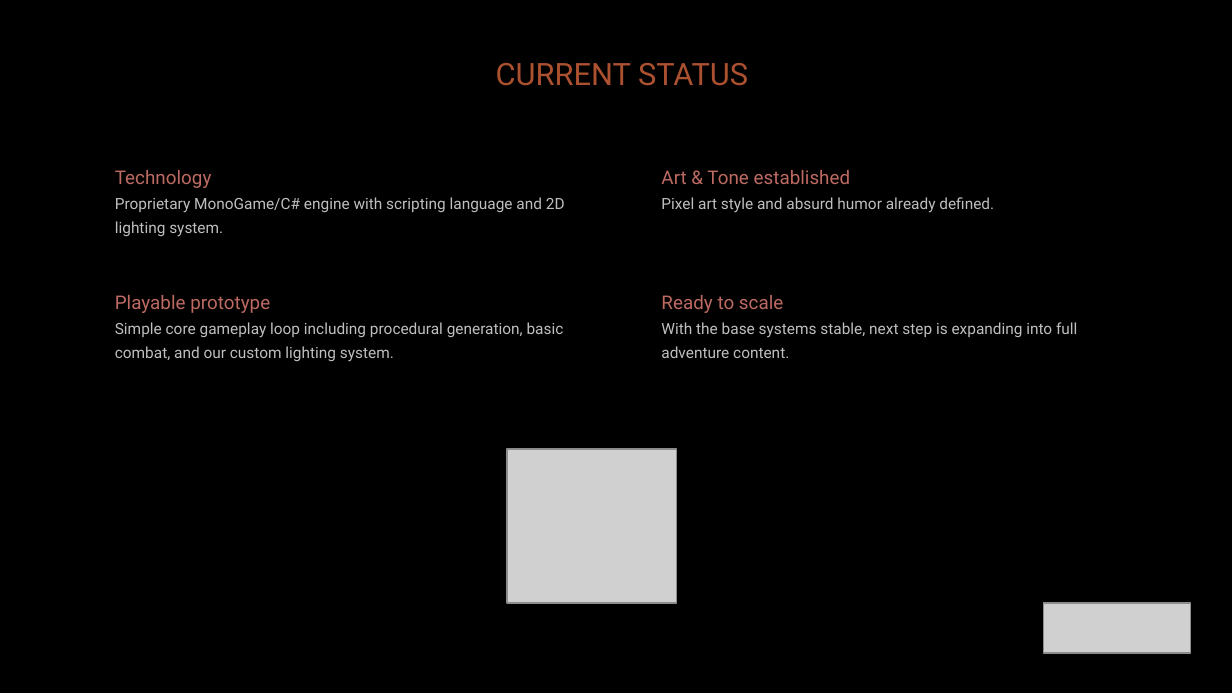
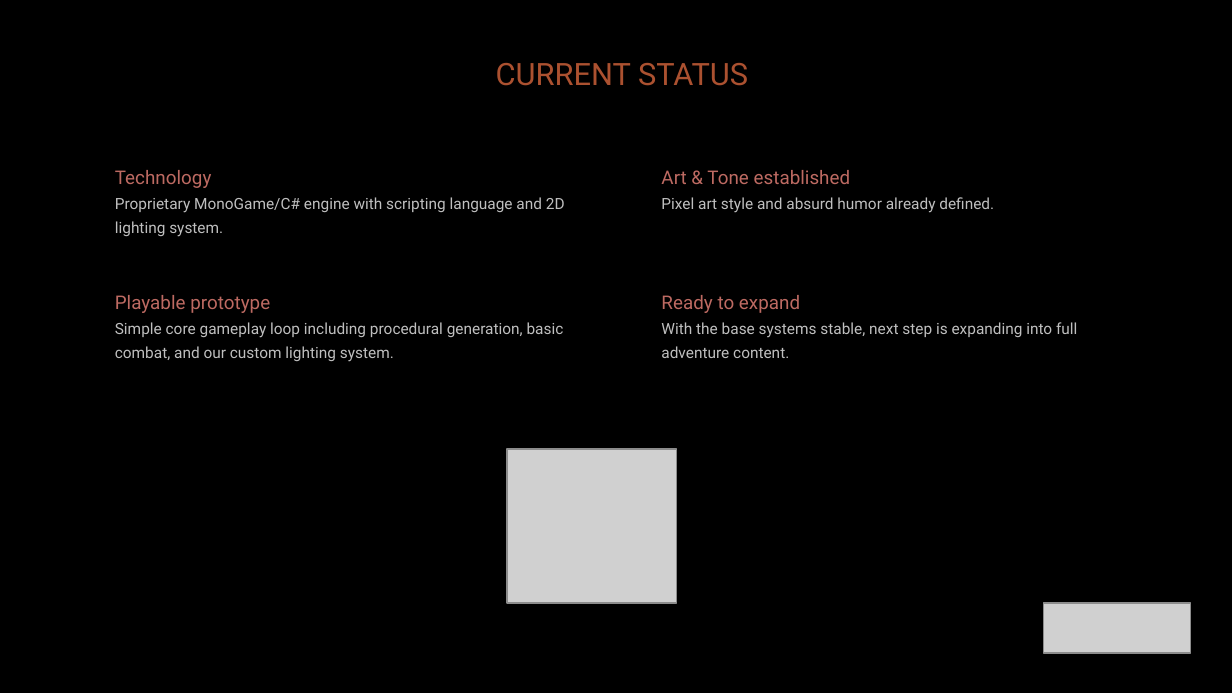
Before and after one commit to diegohcanepa/Remizione, a slide deck: slide 11 of Pitch Deck.pptx. Drawn at 1232x693 pixels with LibreOffice and Linux fonts; fonts in the diff are those of the drawing; grey boxes stand for pictures; background and template pictures are left out. Boxes give left, top, right and bottom in pixels: in the first picture for what was removed or moved away, otherwise in the second. Text is boxed around its words. In the diff, an @@ line names an element or a change of style, - is before the commit and + after.

```diff
--- a/Pitch Deck.pptx
+++ b/Pitch Deck.pptx
@@ text at <box>661,295,800,313</box>: text changed @@
-Ready to scale
+Ready to expand
```
Also in this commit, not shown: 3 other slides changed, 12 other files.
